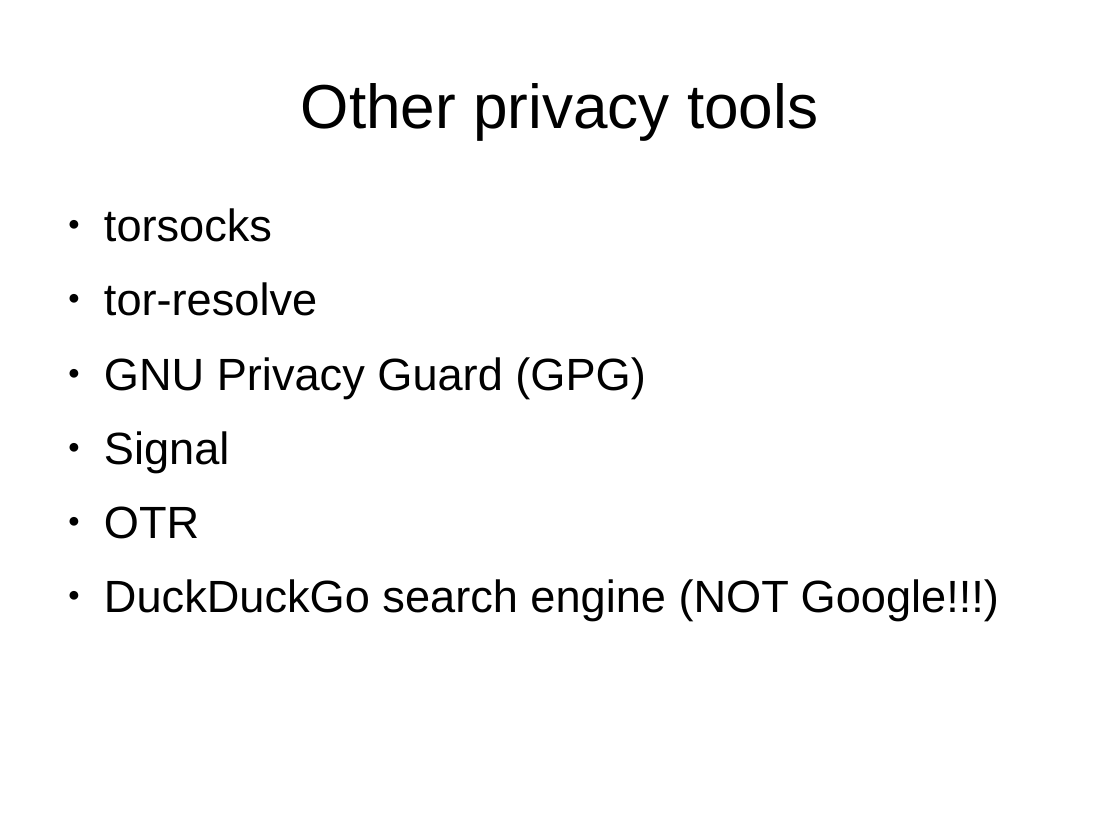
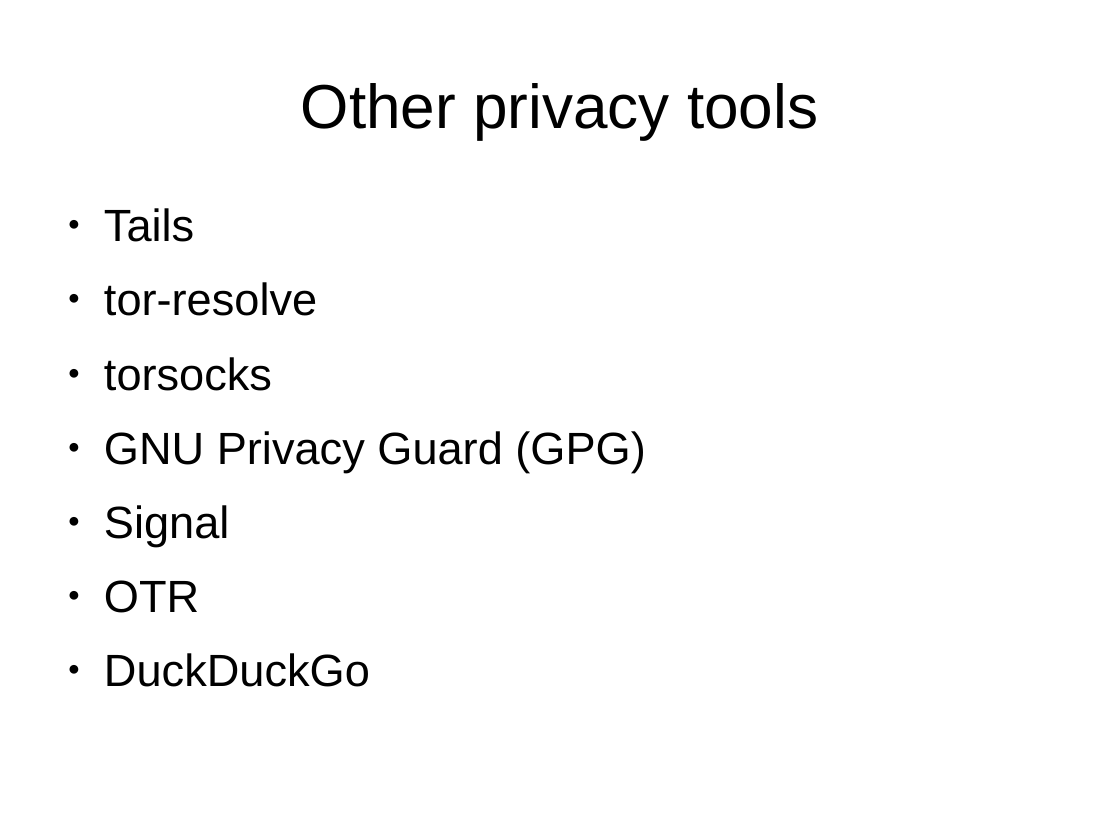
Before and after one commit to btoll/benjamintoll.com, a slide deck: slide 34 of static/talks/tor.odp (slide 11 before the commit). Drawn at 1120x840 pixels with LibreOffice and Linux fonts; fonts in the diff are those of the drawing. Boxes give left, top, right and bottom in pixels: in the first picture for what was removed or moved away, otherwise in the second. Text is boxed around its words. In the diff, an @@ line names an element or a change of style, - is before the commit and + after.

```diff
--- a/static/talks/tor.odp
+++ b/static/talks/tor.odp
@@ text at (104, 208, 317, 316): paragraphs added @@
+● Tails
+● tor-resolve
@@ text at (104, 653, 370, 687): text changed @@
-● DuckDuckGo search engine (NOT Google!!!)
+● DuckDuckGo
```
Also in this commit, not shown: 8 other slides changed, 25 slides added, 2 slides removed, 1 other file.
